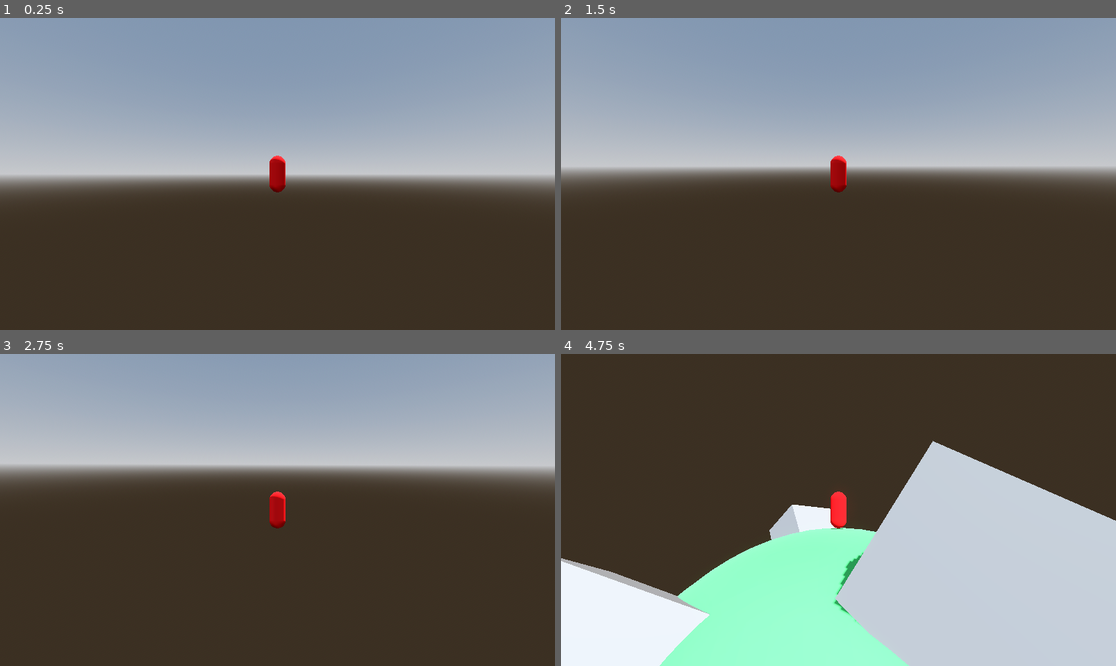
Above: before the commit, frames 1-4 (two rows, left to right).
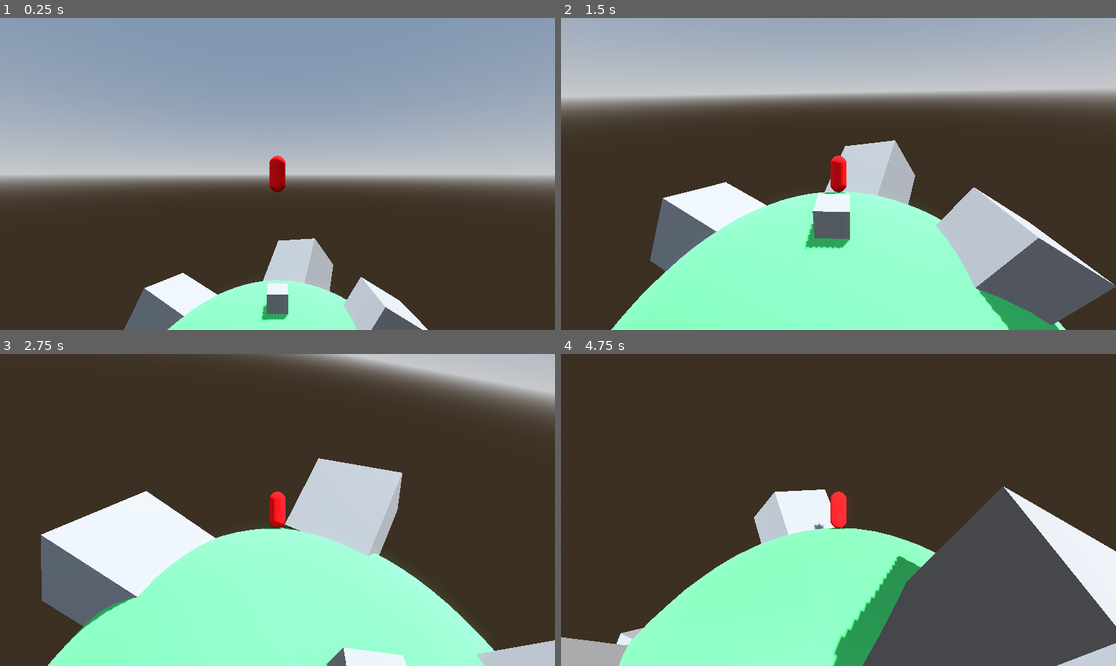
Above: after the commit, the same moments.

Repository: fastmover/godot_planet_walker
Game: Godot game, scene res://scenes/main.tscn
Two runs of this game, one before a commit and one after it. Both use one fixed random seed, a clock stepped at 60 frames per second and the inputs below.
Inputs (mouse positions are in pixels of both pictures, inside the frame that each line leads up to):
- Up to frame 1 (0.25 s): no input
- Up to frame 2 (1.5 s): move the mouse to (866, 174) at 0.52 s; hold W (mv_fwd) from 0.53 s (still down); tap S (mv_b) at 0.6 s; tap Space (jump) at 0.77 s; move the mouse to (810, 174) at 1.27 s; tap A (mv_l) at 1.35 s
- Up to frame 3 (2.75 s): keep holding W (mv_fwd); tap Space (jump) at 1.52 s; move the mouse to (288, 503) at 2.02 s; tap D (mv_r) at 2.1 s
- Up to frame 4 (4.75 s): keep holding W (mv_fwd); move the mouse to (832, 516) at 2.77 s; tap S (mv_b) at 2.85 s; tap Space (jump) at 3.02, 3.77, 4.52 s; move the mouse to (877, 513) at 3.52 s; tap A (mv_l) at 3.6 s; move the mouse to (794, 506) at 4.27 s; tap D (mv_r) at 4.35 s

The runs differ from the first frame. In frame 1, 8.5% of the frame differs, in the area x 22-78%, y 70-100%; in frame 2, 81%, in the area x 0-100%, y 0-100%; in frame 3, 76%; in frame 4, 35%.

Commit message:
reorganised project

Diff:
--- a/project.godot
+++ b/project.godot
@@ -10,9 +10,11 @@
 
 [application]
 
-config/name="planet"
+config/name="godot_planet_walker"
+config/description="Small prototype of a character walking on a planet."
 run/main_scene="res://scenes/main.tscn"
 config/features=PackedStringArray("4.0", "Forward Plus")
+boot_splash/show_image=false
 
 [input]
 
--- a/scenes/character.tscn
+++ b/scenes/character.tscn
@@ -1,6 +1,6 @@
-[gd_scene load_steps=6 format=3 uid="uid://bnlml086k3c2v"]
+[gd_scene load_steps=6 format=3 uid="uid://bt2g5weyvanla"]
 
-[ext_resource type="Script" path="res://scenes/character.gd" id="1_g0sfa"]
+[ext_resource type="Script" path="res://scripts/character.gd" id="1_7j6gs"]
 
 [sub_resource type="CapsuleShape3D" id="CapsuleShape3D_twd4m"]
 radius = 0.4
@@ -18,7 +18,7 @@
 [sub_resource type="BoxMesh" id="BoxMesh_eb423"]
 
 [node name="character" type="CharacterBody3D"]
-script = ExtResource("1_g0sfa")
+script = ExtResource("1_7j6gs")
 
 [node name="collision" type="CollisionShape3D" parent="."]
 shape = SubResource("CapsuleShape3D_twd4m")
--- a/scenes/main.tscn
+++ b/scenes/main.tscn
@@ -28,7 +28,7 @@
 [node name="planet" parent="." instance=ExtResource("1_0rqep")]
 
 [node name="character" parent="." node_paths=PackedStringArray("planet") instance=ExtResource("1_ywlpx")]
-transform = Transform3D(1, 0, 0, 0, 1, 0, 0, 0, 1, 0, 145.237, 0)
+transform = Transform3D(1, 0, 0, 0, 1, 0, 0, 0, 1, 0, 17.4909, 0)
 planet = NodePath("../planet")
 
 [node name="Camera3D" type="Camera3D" parent="."]
Not shown: 1 places in scenes/main.tscn that only renumber resources
Renamed: scenes/character.gd -> scripts/character.gd
